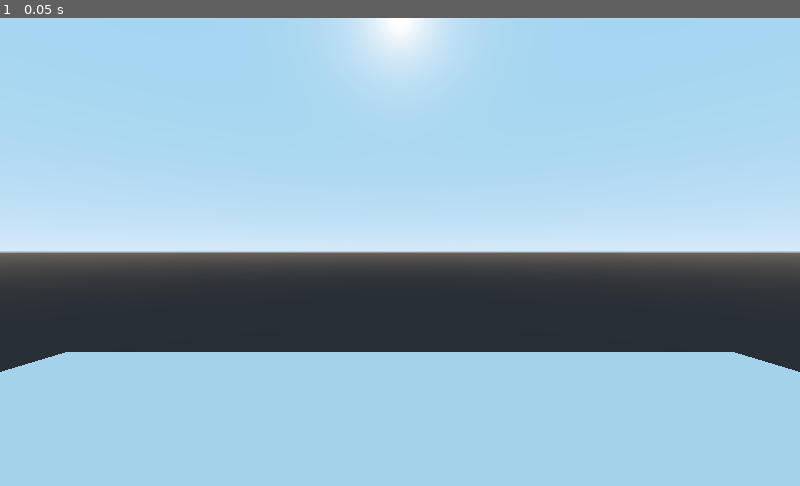
Above: before the commit, frame 1.
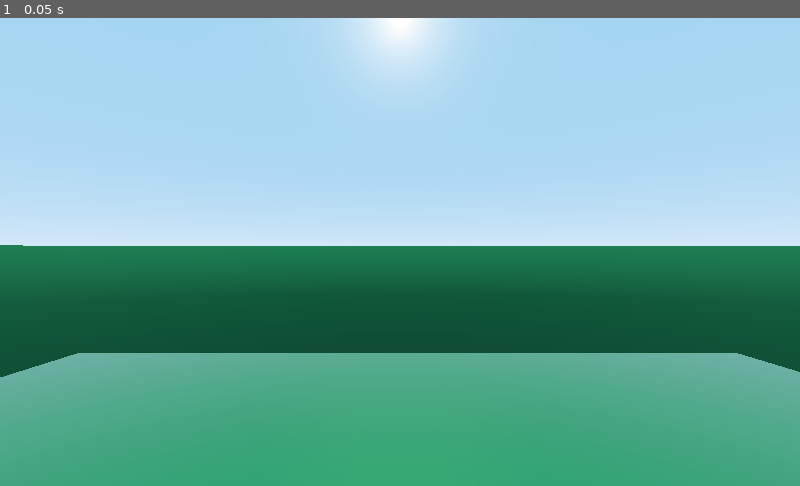
Above: after the commit, the same moment.

Repository: bigdavisc/ProjectTesseract
Game: Godot game, scene res://World.tscn
The game is run twice, just before and just after one commit, with the same random seed, the same clock (stepped at 60 frames per second) and the same inputs. Before the commit the project has no main scene; this scene is started directly in both runs.
Inputs:
- Up to frame 1 (0.05 s): no input

The runs differ from the first frame. In frame 1, 51% of the frame differs, in the area x 0-100%, y 48-100%.

Commit message:
Updated map

Diff:
--- /dev/null
+++ b/Map.tscn
@@ -0,0 +1,68 @@
+[gd_scene load_steps=6 format=2]
+
+[ext_resource path="res://green_material.tres" type="Material" id=1]
+
+[sub_resource type="BoxShape" id=1]
+
+[sub_resource type="PlaneMesh" id=2]
+
+[sub_resource type="BoxShape" id=3]
+
+[sub_resource type="CubeMesh" id=4]
+
+[node name="Map" type="Spatial"]
+
+[node name="Plane" type="StaticBody" parent="."]
+
+[node name="CollisionShape" type="CollisionShape" parent="Plane"]
+transform = Transform( 10, 0, 0, 0, 0.1, 0, 0, 0, 10, 0, 0, 0 )
+shape = SubResource( 1 )
+
+[node name="MeshInstance" type="MeshInstance" parent="Plane"]
+transform = Transform( 10, 0, 0, 0, 10, 0, 0, 0, 10, 0, 0, 0 )
+mesh = SubResource( 2 )
+material/0 = ExtResource( 1 )
+
+[node name="StaticBody" type="StaticBody" parent="."]
+transform = Transform( 1, 0, 0, 0, 1, 0, 0, 0, 1, 9.34702, 1.16488, 0 )
+
+[node name="CollisionShape" type="CollisionShape" parent="StaticBody"]
+shape = SubResource( 3 )
+
+[node name="MeshInstance" type="MeshInstance" parent="StaticBody"]
+transform = Transform( 0.1, 0, 0, 0, 2, 0, 0, 0, 10, 1, 0, 0 )
+mesh = SubResource( 4 )
+material/0 = ExtResource( 1 )
+
+[node name="StaticBody2" type="StaticBody" parent="."]
+transform = Transform( 1, 0, 0, 0, 1, 0, 0, 0, 1, -10.653, 1.16488, 0 )
+
+[node name="CollisionShape" type="CollisionShape" parent="StaticBody2"]
+shape = SubResource( 3 )
+
+[node name="MeshInstance" type="MeshInstance" parent="StaticBody2"]
+transform = Transform( 0.1, 0, 0, 0, 2, 0, 0, 0, 10, 1, 0, 0 )
+mesh = SubResource( 4 )
+material/0 = ExtResource( 1 )
+
+[node name="StaticBody3" type="StaticBody" parent="."]
+transform = Transform( -4.37114e-08, 0, 1, 0, 1, 0, -1, 0, -4.37114e-08, -0.652975, 1.16488, 10 )
+
+[node name="CollisionShape" type="CollisionShape" parent="StaticBody3"]
+shape = SubResource( 3 )
+
+[node name="MeshInstance" type="MeshInstance" parent="StaticBody3"]
+transform = Transform( 0.1, 0, 0, 0, 2, 0, 0, 0, 10, 0, 0, 1 )
+mesh = SubResource( 4 )
+material/0 = ExtResource( 1 )
+
+[node name="StaticBody4" type="StaticBody" parent="."]
+transform = Transform( -4.37114e-08, 0, 1, 0, 1, 0, -1, 0, -4.37114e-08, -0.652975, 1.16488, -10 )
+
+[node name="CollisionShape" type="CollisionShape" parent="StaticBody4"]
+shape = SubResource( 3 )
+
+[node name="MeshInstance" type="MeshInstance" parent="StaticBody4"]
+transform = Transform( 0.1, 0, 0, 0, 2, 0, 0, 0, 10, 0, 0, 1 )
+mesh = SubResource( 4 )
+material/0 = ExtResource( 1 )
--- a/World.tscn
+++ b/World.tscn
@@ -1,6 +1,6 @@
 [gd_scene load_steps=3 format=2]
 
-[ext_resource path="res://Plane.tscn" type="PackedScene" id=1]
+[ext_resource path="res://Map.tscn" type="PackedScene" id=1]
 [ext_resource path="res://Player.tscn" type="PackedScene" id=2]
 
 [node name="World" type="Spatial"]
--- /dev/null
+++ b/green_material.tres
@@ -0,0 +1,6 @@
+[gd_resource type="SpatialMaterial" format=2]
+
+[resource]
+albedo_color = Color( 0.207843, 0.85098, 0.462745, 1 )
+metallic = 0.67
+roughness = 0.25
--- a/project.godot
+++ b/project.godot
@@ -16,6 +16,7 @@
 [application]
 
 config/name="ProjectTesseract"
+run/main_scene="res://World.tscn"
 config/icon="res://icon.png"
 
 [rendering]
